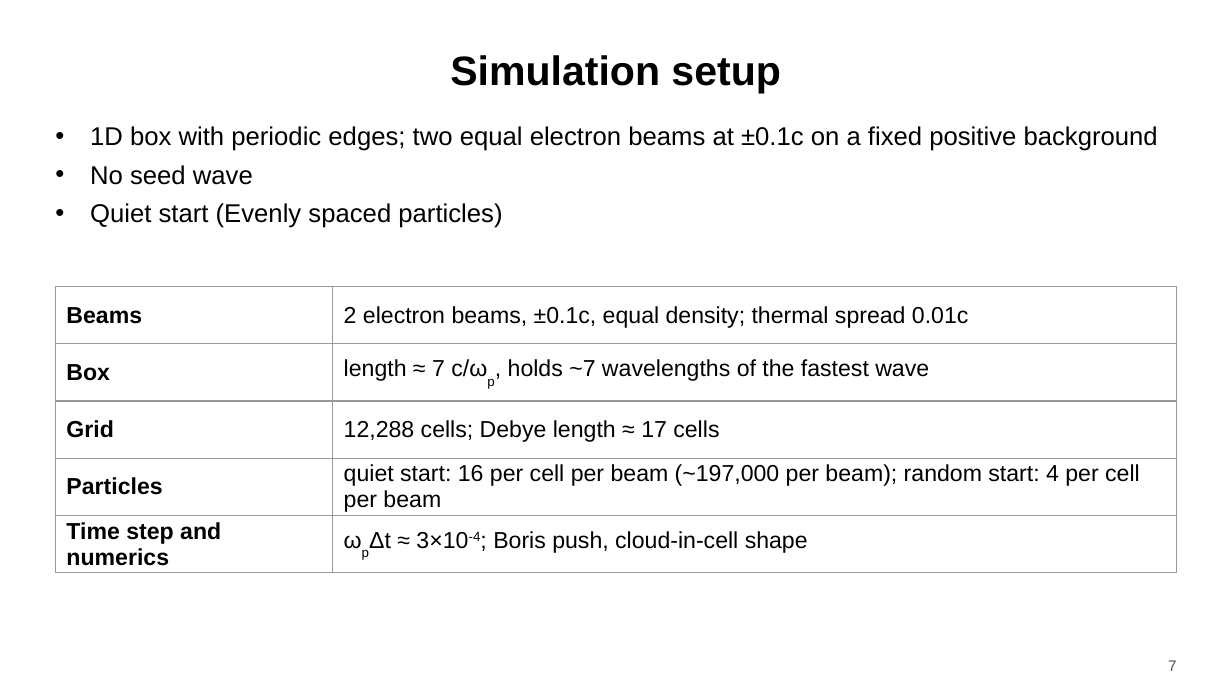
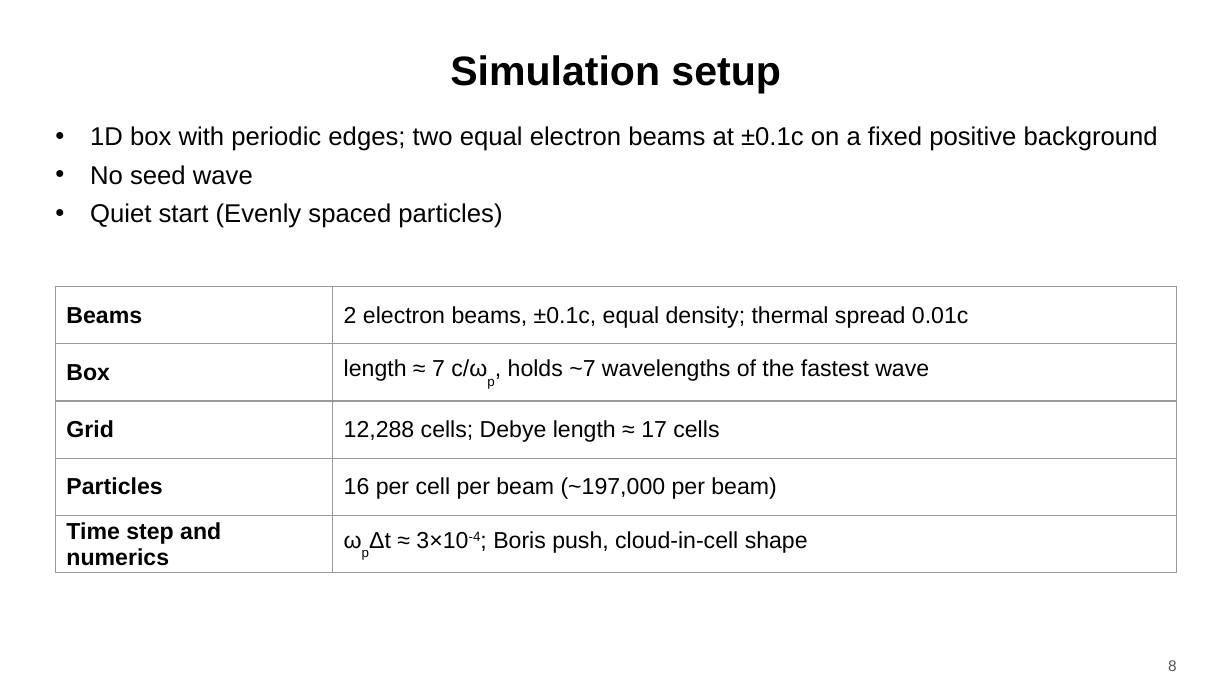
Before and after one commit to harry-wu-28/plasma, a slide deck: slide 8 of twostream/results/talk/twostream_talk_final.pptx (slide 7 before the commit). Drawn at 1232x693 pixels with LibreOffice and Linux fonts; fonts in the diff are those of the drawing. Boxes give left, top, right and bottom in pixels: in the first picture for what was removed or moved away, otherwise in the second. Text is boxed around its words. In the diff, an @@ line names an element or a change of style, - is before the commit and + after.

```diff
--- a/twostream/results/talk/twostream_talk_final.pptx
+++ b/twostream/results/talk/twostream_talk_final.pptx
@@ table at (x1=55, y1=287, x2=1177, y2=573) @@
-row 4, column 2: quiet start: 16 per cell per beam (~197,000 per beam); random start: 4 per cell per beam
+row 4, column 2: 16 per cell per beam (~197,000 per beam)
@@ page number at (x1=1168, y1=660, x2=1177, y2=671): text changed @@
-7
+8
```
Also in this commit, not shown: 5 other slides changed, 1 slide added.
